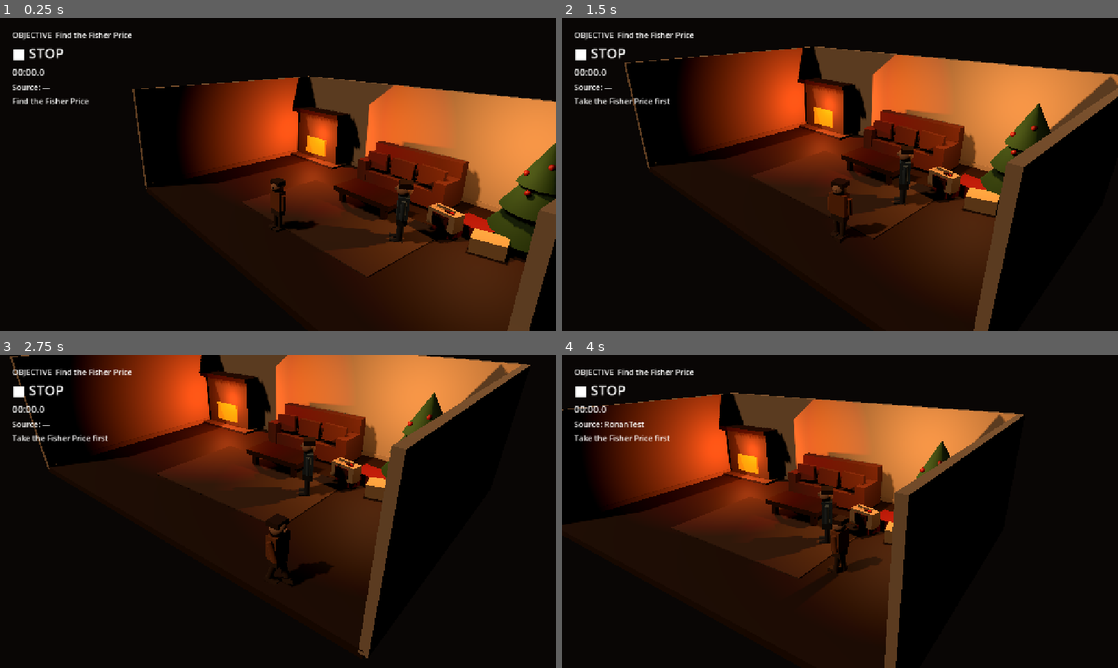
Above: before the commit, frames 1-4 (two rows, left to right).
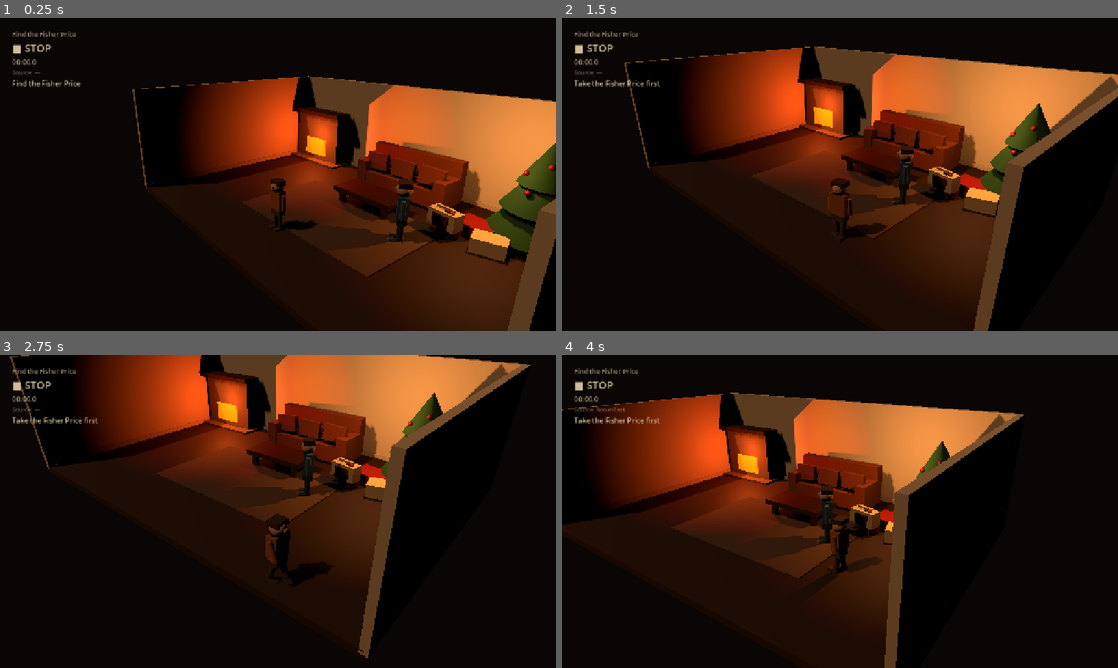
Above: after the commit, the same moments.

Repository: Enoranne/BO
Game: Godot game, scene res://scenes/piste_0/christmas_1982/Christmas1982_VisualSlice.tscn
Same seed, same stepped clock (60 frames per second), same inputs: the game is played once before the commit and once after it. This scene is started directly instead of the project's main scene. Sound files missing from this copy of the repository are replaced by a short silence.
Inputs:
- Up to frame 1 (0.25 s): no input
- Up to frame 2 (1.5 s): tap Enter at 0.5 s; hold D (move_right) 0.53-1.28 s; hold E (interact) 0.53-1.28 s; hold S (move_back) from 1.28 s (still down); tap P (play_recording) at 1.35 s
- Up to frame 3 (2.75 s): release S (move_back) at 2.03 s; hold D (move_right) from 2.03 s (still down); hold R (record) from 2.03 s (still down)
- Up to frame 4 (4 s): release D (move_right) at 2.78 s; release R (record) at 2.78 s; hold W (move_forward) 2.78-3.53 s; tap E (interact) at 2.85 s; hold A (move_left) from 3.53 s (still down); hold P (play_recording) from 3.53 s (still down)

The runs differ from the first frame. In frame 1, 1.1% of the frame differs, in the area x 2-24%, y 4-28%; in frame 2, 1.1%; in frame 3, 1.2%; in frame 4, 1.2%.

Commit message:
Sprint 5: apply cinematic HUD treatment in visual slice

Diff:
--- a/scenes/piste_0/christmas_1982/Christmas1982_VisualSlice.tscn
+++ b/scenes/piste_0/christmas_1982/Christmas1982_VisualSlice.tscn
@@ -1,8 +1,9 @@
-[gd_scene load_steps=4 format=3]
+[gd_scene load_steps=5 format=3]
 
 [ext_resource type="PackedScene" path="res://scenes/piste_0/christmas_1982/Christmas1982.tscn" id="1_base"]
 [ext_resource type="Script" path="res://visual/period_1982_visual_pass.gd" id="2_visual"]
 [ext_resource type="Script" path="res://visual/period_1982_set_dressing.gd" id="3_dressing"]
+[ext_resource type="Script" path="res://visual/period_1982_hud_pass.gd" id="4_hud"]
 
 [node name="Christmas1982VisualSlice" type="Node3D"]
 
@@ -17,3 +18,8 @@
 script = ExtResource("3_dressing")
 root_path = NodePath("../Base")
 apply_on_ready = true
+
+[node name="Period1982HUDPass" type="Node" parent="."]
+script = ExtResource("4_hud")
+root_path = NodePath("../Base")
+apply_on_ready = true
